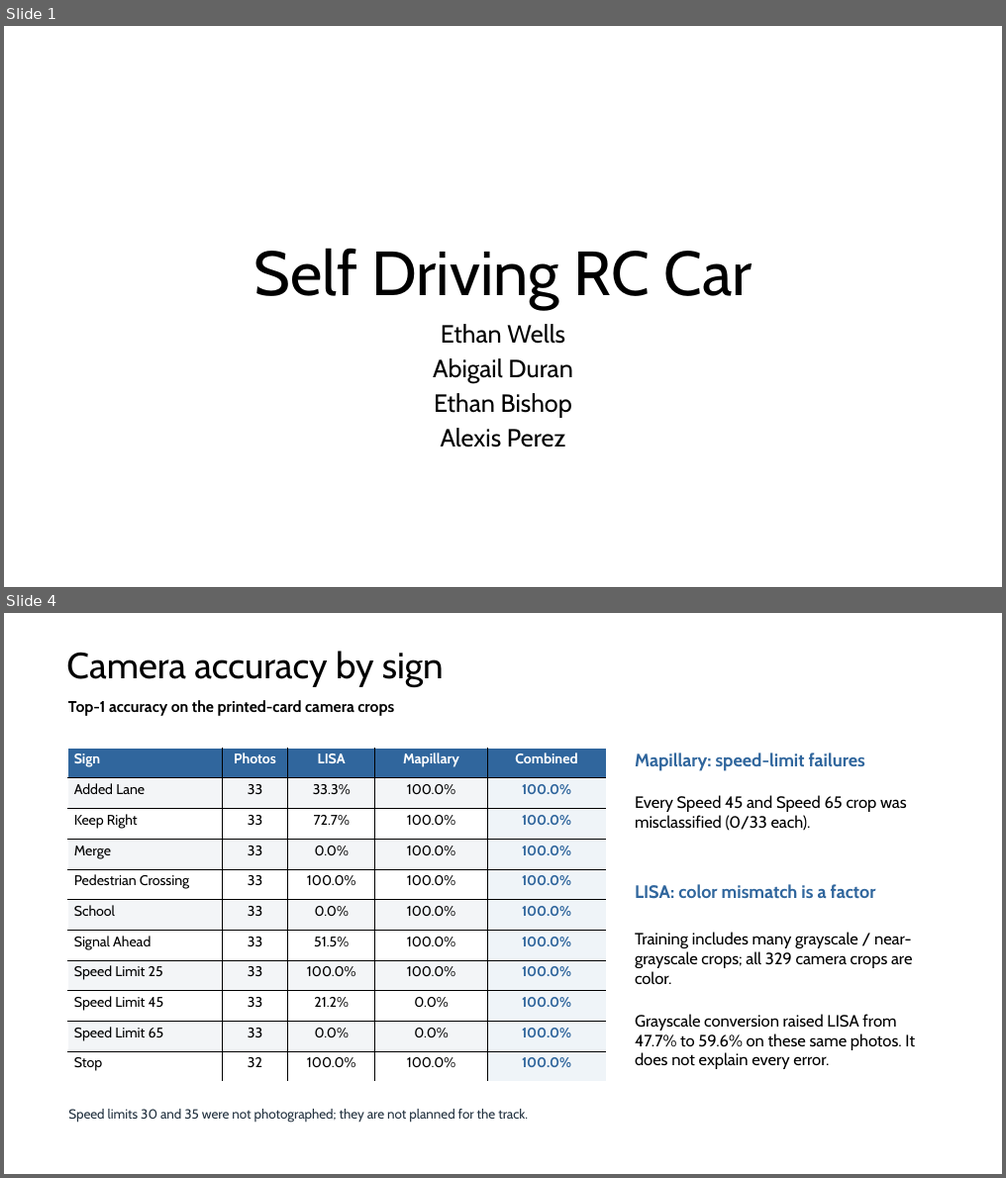
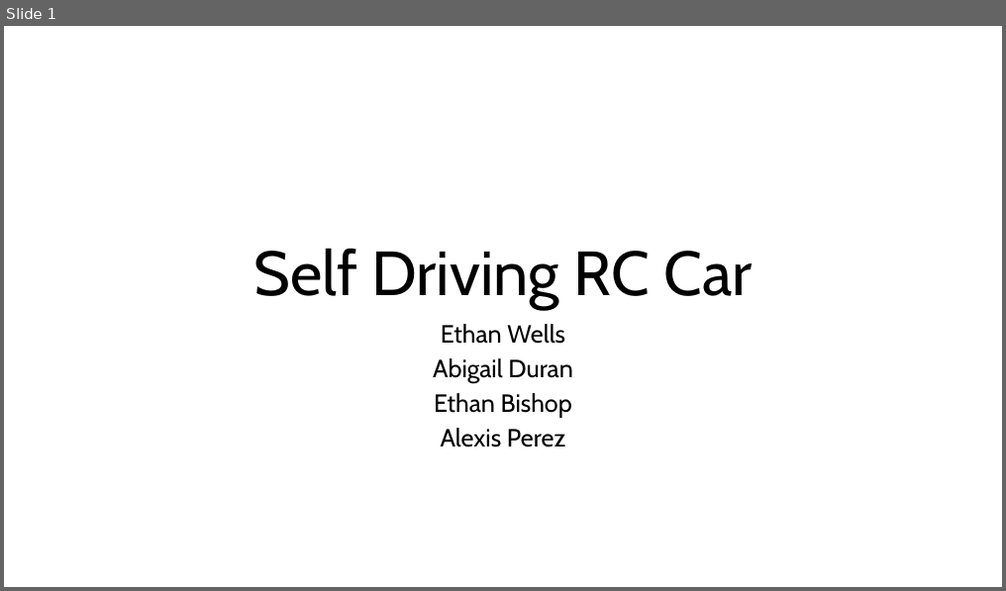
Before and after one commit to EthanWellsSr/BuggyBot, a slide deck: Weekly Reports/Self-Driving-RC-Car.pptx. Shown one above the other, each under a label of ours: slides 1 and 4 before the commit, slide 1 after it; the slides between them are not shown. The pictures are 1006x1178 and 1006x591 pixels, drawn with LibreOffice and Linux fonts; fonts in the diff are those of the drawing. Boxes give left, top, right and bottom in pixels: in the first picture for what was removed or moved away, otherwise in the second. Text is boxed around its words. In the diff, an @@ line names an element or a change of style, - is before the commit and + after.

```diff
--- a/Weekly Reports/Self-Driving-RC-Car.pptx
+++ b/Weekly Reports/Self-Driving-RC-Car.pptx
@@ slide 4 removed at [4,613,1002,1174], background #FFFFFF @@
@@ text removed at [66,651,444,688] @@
-Camera accuracy by sign
@@ text removed at [68,700,394,716] @@
-Top-1 accuracy on the printed-card camera crops
@@ table removed at [67,748,606,1082], 11 rows, 5 columns @@
-Sign | Photos | LISA | Mapillary | Combined
-Added Lane | 33 | 33.3% | 100.0% | 100.0%
-Keep Right | 33 | 72.7% | 100.0% | 100.0%
-Merge | 33 | 0.0% | 100.0% | 100.0%
-Pedestrian Crossing | 33 | 100.0% | 100.0% | 100.0%
-School | 33 | 0.0% | 100.0% | 100.0%
-Signal Ahead | 33 | 51.5% | 100.0% | 100.0%
-Speed Limit 25 | 33 | 100.0% | 100.0% | 100.0%
-Speed Limit 45 | 33 | 21.2% | 0.0% | 100.0%
-Speed Limit 65 | 33 | 0.0% | 0.0% | 100.0%
-Stop | 32 | 100.0% | 100.0% | 100.0%
@@ text removed at [635,753,865,771] @@
-Mapillary: speed-limit failures
@@ text removed at [635,795,907,831] @@
-Every Speed 45 and Speed 65 crop was misclassified (0/33 each).
@@ text removed at [635,884,876,899] @@
-LISA: color mismatch is a factor
@@ text removed at [635,932,912,984] @@
-Training includes many grayscale / near-grayscale crops; all 329 camera crops are color.
@@ text removed at [635,1014,915,1069] @@
-Grayscale conversion raised LISA from 47.7% to 59.6% on these same photos. It does not explain every error.
@@ text removed at [68,1109,528,1122] @@
-Speed limits 30 and 35 were not photographed; they are not planned for the track.
```
Also in this commit, not shown: 3 slides changed, 8 slides added, 9 other slides removed.
